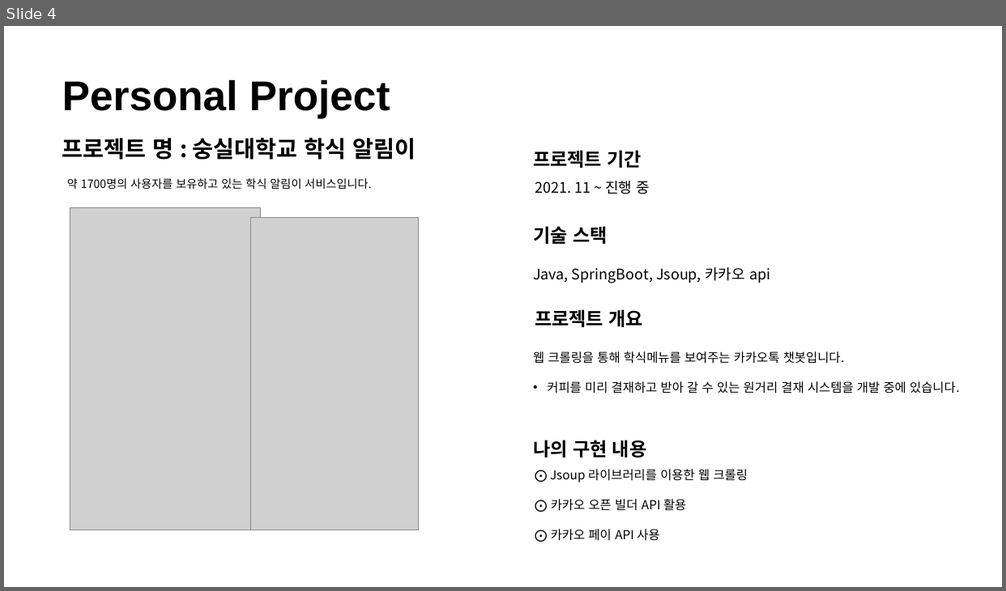
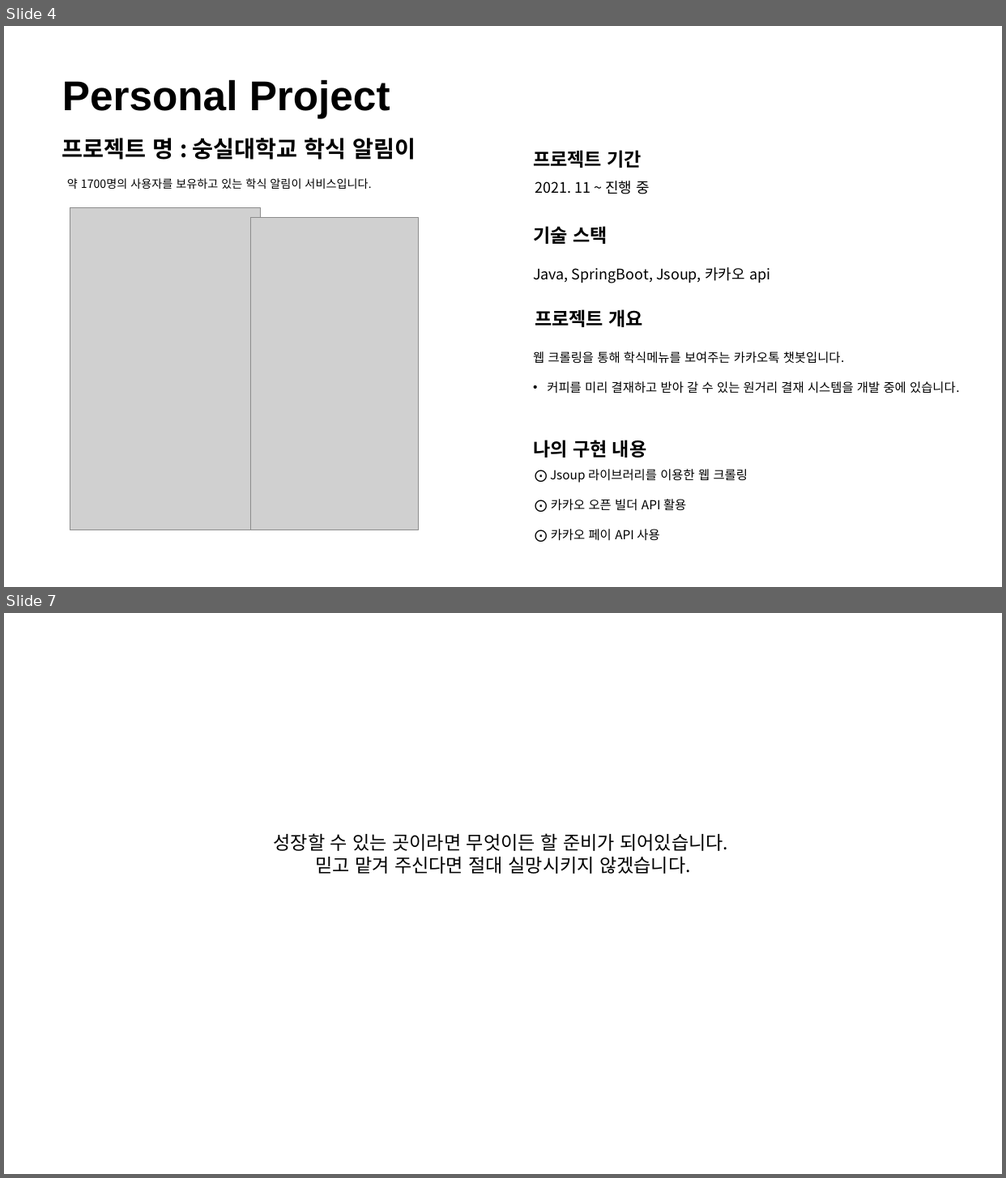
Before and after one commit to ohjinhokor/PortFolio, a slide deck: 오진호 포토폴리오.pptx. Shown one above the other, each under a label of ours: slide 4 before the commit, slides 4 and 7 after it; the slides between them are not shown. The pictures are 1006x591 and 1006x1178 pixels, drawn with LibreOffice and Linux fonts; fonts in the diff are those of the drawing; grey boxes stand for pictures; background and template pictures are left out. Boxes give left, top, right and bottom in pixels: in the first picture for what was removed or moved away, otherwise in the second. Text is boxed around its words. In the diff, an @@ line names an element or a change of style, - is before the commit and + after.

```diff
--- a/오진호 포토폴리오.pptx
+++ b/오진호 포토폴리오.pptx
@@ slide 7 added at <box>4,613,1002,1174</box>, background #FFFFFF @@
@@ text added at <box>274,833,728,874</box>, 18 pt, text #000000 @@
+성장할 수 있는 곳이라면 무엇이든 할 준비가 되어있습니다.
+믿고 맡겨 주신다면 절대 실망시키지 않겠습니다.
```
Also in this commit, not shown: 1 slide changed, 1 other slide added, 1 other file.
